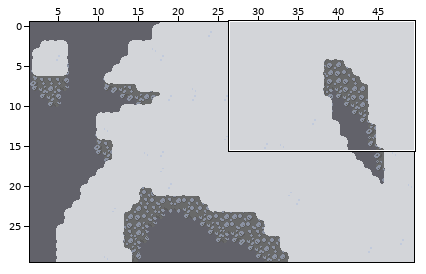
Two versions of a level (Tiled map, rughai/tiles/tiled/middle_rughai.tmx). Above, an overview of the earlier version with the close-up marked.
Close-up. Before:
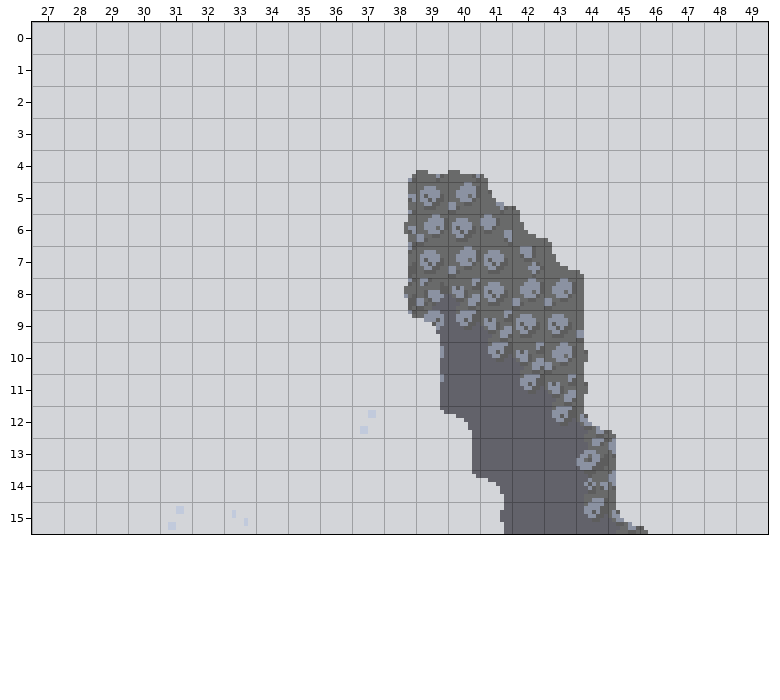
Cells are 8x8 px. Shown: x 27..49, y 0..15. The commit also changed other parts of the map, which this record leaves out.
New version:
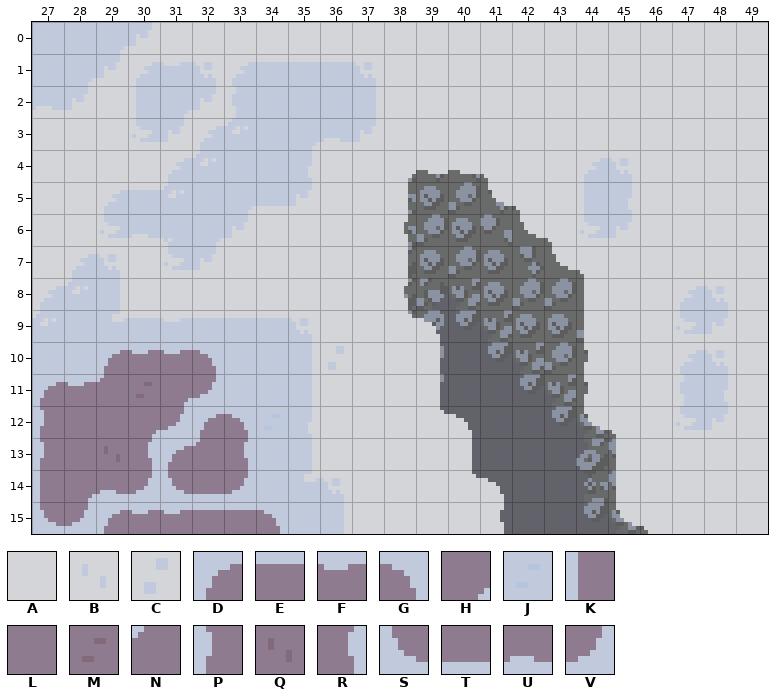
Key: from "main_tileset": A 15, B 29, C 30, D 62, E 63, F 64, G 65, H 66, J 72, K 76, L 77, M 78, N 81, P 90, Q 91, R 93, S 104, T 105, U 106, V 107.
_ is an empty cell.
The edit:
Layer "Livello tile 1":
y 10: x 29..32 AAAA -> DFFG
y 11: x 27..32 AAAAAA -> DFNMHV
y 12: x 27..34 AAAAAAAA -> PLLHVDGJ
y 13: x 27..33 AAAAAAA -> PLQRDNR
y 14: x 27..33 AAAAAAA -> KHUVSTV
y 15: x 27..34 AAAACABA -> SVDFFEEG
Changed places in both close-ups, as pixel boxes (x1, y1, x2, y2):
changed: (32, 342, 288, 534)
